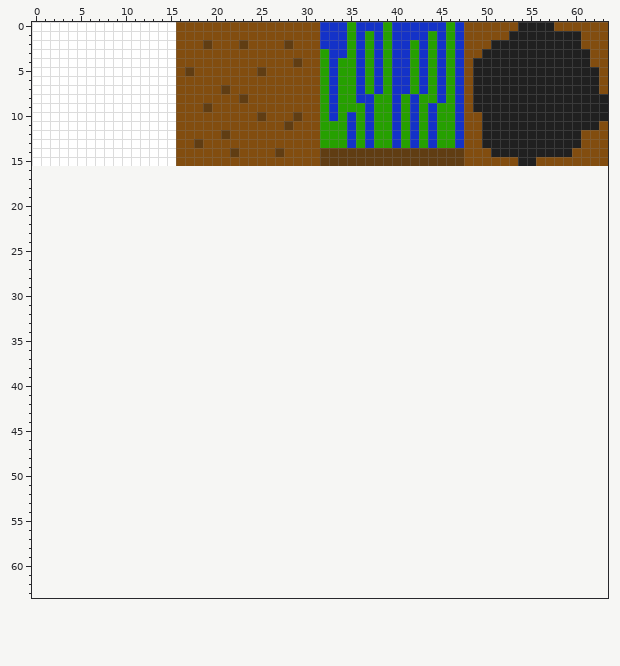
Two versions of one pixel-art sprite, sprites/blocksTexture.png. Above: the version before the commit.
The file is 64x16 pixels. The old version is drawn lined up with the new one, on the new canvas.
And afterwards:
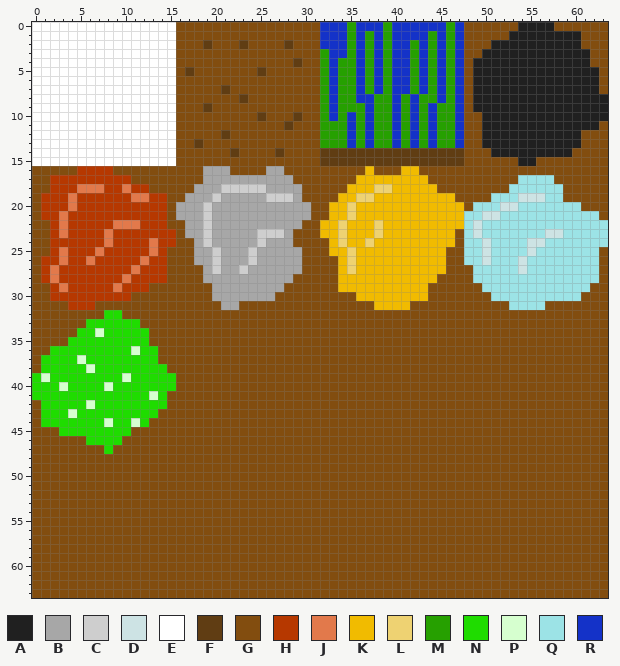
Palette (. is transparent): A #202020  B #a7a7a7  C #cecece  D #cde3e4  E #ffffff  F #603d13  G #824d0f  H #b63800  J #e2794b  K #f1bb00  L #eed272  M #26a000  N #1fdc00  P #d6ffcf  Q #9ce3e6  R #1432c8
Edits made:
canvas 64x16 -> 64x64
Changed rows in their new state; - is an unchanged pixel.
first column x 0:
16 GGGGGHHHHGGGGGGGGGGBBBGGGGBBGGGGGGGGGKGGGKKGGGGGGGGGGGGGGGGGGGGG
17 GGHHHHHHHHHGGGGGGGGBBBBBBBBBBGGGGGGGKKKKKKKKGGGGGGGGGGQQQQGGGGGG
18 GGHHHJJJHHJHHGGGGGBBBCCCCCBBBBGGGGGKKKLLKKKKKGGGGGGGGQQQQQQGGGGG
19 GHHHJHHHHHHJJHHGGBBBCBBBBBCCCBGGGGKKLLKKKKKKKKKGGGGQQQDDDQQGGGGG
20 GHHHJHHHHHHHHHHGBBBCBBBBBBBBBBBGGKKLKKKKKKKKKKKKGQQQDDQQQQQQQGGG
21 GHHJHHHHHHHHHHHGBBBCBBBBBBBBBBBGGKKLKKKKKKKKKKKKQQDDQQQQQQQQQQQG
22 GGHJHHHHHJJJHHHGGBBCBBBBBBBBBBGGKKLKKKLKKKKKKKKKQDQQQQQQQQQQQQQQ
23 GGHJHHHHJHHHHHHHGBBCBBBBBCCCBGGGKKLKKKLKKKKKKKKGQDQQQQQQQDDQQQQQ
24 GGHHHHHHJHHHHJHHGGBCBBBBBCBBBGGGGKLKKLKKKKKKKKKGQQDQQQQDDQQQQQQQ
25 GGHJHHHJHHHHHJHGGGBBCBBBCBBBBBGGGKKLKKKKKKKKKKGGQQDQQQQDQQQQQQQG
26 GHHJHHJHHHHHJHHGGGBBCBBBCBBBBBGGGGKLKKKKKKKKKKGGQQDQQQDQQQQQQQQG
27 GHJHHHHHHHHJHHHGGGGBCBBCBBBBBBGGGGKLKKKKKKKKKKGGGQQQQQDQQQQQQQQG
28 GHJHHHHHHHJHHHHGGGGBBBBBBBBBBGGGGGKKKKKKKKKKKGGGGQQQQQQQQQQQQQQG
29 GGHJHHHHHJHHHGGGGGGGBBBBBBBBGGGGGGKKKKKKKKKKGGGGGGQQQQQQQQQQQQGG
30 GGHHHHHHHHHGGGGGGGGGBBBBBBBGGGGGGGGGKKKKKKKKGGGGGGGQQQQQQQQQQGGG
31 GGGGHHHGGGGGGGGGGGGGGBBGGGGGGGGGGGGGGGKKKKGGGGGGGGGGGQQQQGGGGGGG
32 GGGGGGGGNNGGGGGGGGGGGGGGGGGGGGGGGGGGGGGGGGGGGGGGGGGGGGGGGGGGGGGG
33 GGGGGGNNNNNNGGGGGGGGGGGGGGGGGGGGGGGGGGGGGGGGGGGGGGGGGGGGGGGGGGGG
34 GGGGGNNPNNNNNGGGGGGGGGGGGGGGGGGGGGGGGGGGGGGGGGGGGGGGGGGGGGGGGGGG
35 GGGGNNNNNNNNNGGGGGGGGGGGGGGGGGGGGGGGGGGGGGGGGGGGGGGGGGGGGGGGGGGG
36 GGNNNNNNNNNPNNGGGGGGGGGGGGGGGGGGGGGGGGGGGGGGGGGGGGGGGGGGGGGGGGGG
37 GNNNNPNNNNNNNNGGGGGGGGGGGGGGGGGGGGGGGGGGGGGGGGGGGGGGGGGGGGGGGGGG
38 GNNNNNPNNNNNNNNGGGGGGGGGGGGGGGGGGGGGGGGGGGGGGGGGGGGGGGGGGGGGGGGG
39 NPNNNNNNNNPNNNNNGGGGGGGGGGGGGGGGGGGGGGGGGGGGGGGGGGGGGGGGGGGGGGGG
40 NNNPNNNNPNNNNNNNGGGGGGGGGGGGGGGGGGGGGGGGGGGGGGGGGGGGGGGGGGGGGGGG
41 NNNNNNNNNNNNNPNGGGGGGGGGGGGGGGGGGGGGGGGGGGGGGGGGGGGGGGGGGGGGGGGG
42 GNNNNNPNNNNNNNNGGGGGGGGGGGGGGGGGGGGGGGGGGGGGGGGGGGGGGGGGGGGGGGGG
43 GNNNPNNNNNNNNNGGGGGGGGGGGGGGGGGGGGGGGGGGGGGGGGGGGGGGGGGGGGGGGGGG
44 GNNNNNNNPNNPNGGGGGGGGGGGGGGGGGGGGGGGGGGGGGGGGGGGGGGGGGGGGGGGGGGG
45 GGGNNNNNNNNGGGGGGGGGGGGGGGGGGGGGGGGGGGGGGGGGGGGGGGGGGGGGGGGGGGGG
46 GGGGGGNNNNGGGGGGGGGGGGGGGGGGGGGGGGGGGGGGGGGGGGGGGGGGGGGGGGGGGGGG
47 GGGGGGGGNGGGGGGGGGGGGGGGGGGGGGGGGGGGGGGGGGGGGGGGGGGGGGGGGGGGGGGG
48 GGGGGGGGGGGGGGGGGGGGGGGGGGGGGGGGGGGGGGGGGGGGGGGGGGGGGGGGGGGGGGGG
49 GGGGGGGGGGGGGGGGGGGGGGGGGGGGGGGGGGGGGGGGGGGGGGGGGGGGGGGGGGGGGGGG
50 GGGGGGGGGGGGGGGGGGGGGGGGGGGGGGGGGGGGGGGGGGGGGGGGGGGGGGGGGGGGGGGG
51 GGGGGGGGGGGGGGGGGGGGGGGGGGGGGGGGGGGGGGGGGGGGGGGGGGGGGGGGGGGGGGGG
52 GGGGGGGGGGGGGGGGGGGGGGGGGGGGGGGGGGGGGGGGGGGGGGGGGGGGGGGGGGGGGGGG
53 GGGGGGGGGGGGGGGGGGGGGGGGGGGGGGGGGGGGGGGGGGGGGGGGGGGGGGGGGGGGGGGG
54 GGGGGGGGGGGGGGGGGGGGGGGGGGGGGGGGGGGGGGGGGGGGGGGGGGGGGGGGGGGGGGGG
55 GGGGGGGGGGGGGGGGGGGGGGGGGGGGGGGGGGGGGGGGGGGGGGGGGGGGGGGGGGGGGGGG
56 GGGGGGGGGGGGGGGGGGGGGGGGGGGGGGGGGGGGGGGGGGGGGGGGGGGGGGGGGGGGGGGG
57 GGGGGGGGGGGGGGGGGGGGGGGGGGGGGGGGGGGGGGGGGGGGGGGGGGGGGGGGGGGGGGGG
58 GGGGGGGGGGGGGGGGGGGGGGGGGGGGGGGGGGGGGGGGGGGGGGGGGGGGGGGGGGGGGGGG
59 GGGGGGGGGGGGGGGGGGGGGGGGGGGGGGGGGGGGGGGGGGGGGGGGGGGGGGGGGGGGGGGG
60 GGGGGGGGGGGGGGGGGGGGGGGGGGGGGGGGGGGGGGGGGGGGGGGGGGGGGGGGGGGGGGGG
61 GGGGGGGGGGGGGGGGGGGGGGGGGGGGGGGGGGGGGGGGGGGGGGGGGGGGGGGGGGGGGGGG
62 GGGGGGGGGGGGGGGGGGGGGGGGGGGGGGGGGGGGGGGGGGGGGGGGGGGGGGGGGGGGGGGG
63 GGGGGGGGGGGGGGGGGGGGGGGGGGGGGGGGGGGGGGGGGGGGGGGGGGGGGGGGGGGGGGGG
Boxes around the changes in both pictures, in picture pixels (x1, y1, x2, y2):
added: (32, 166, 608, 598)
